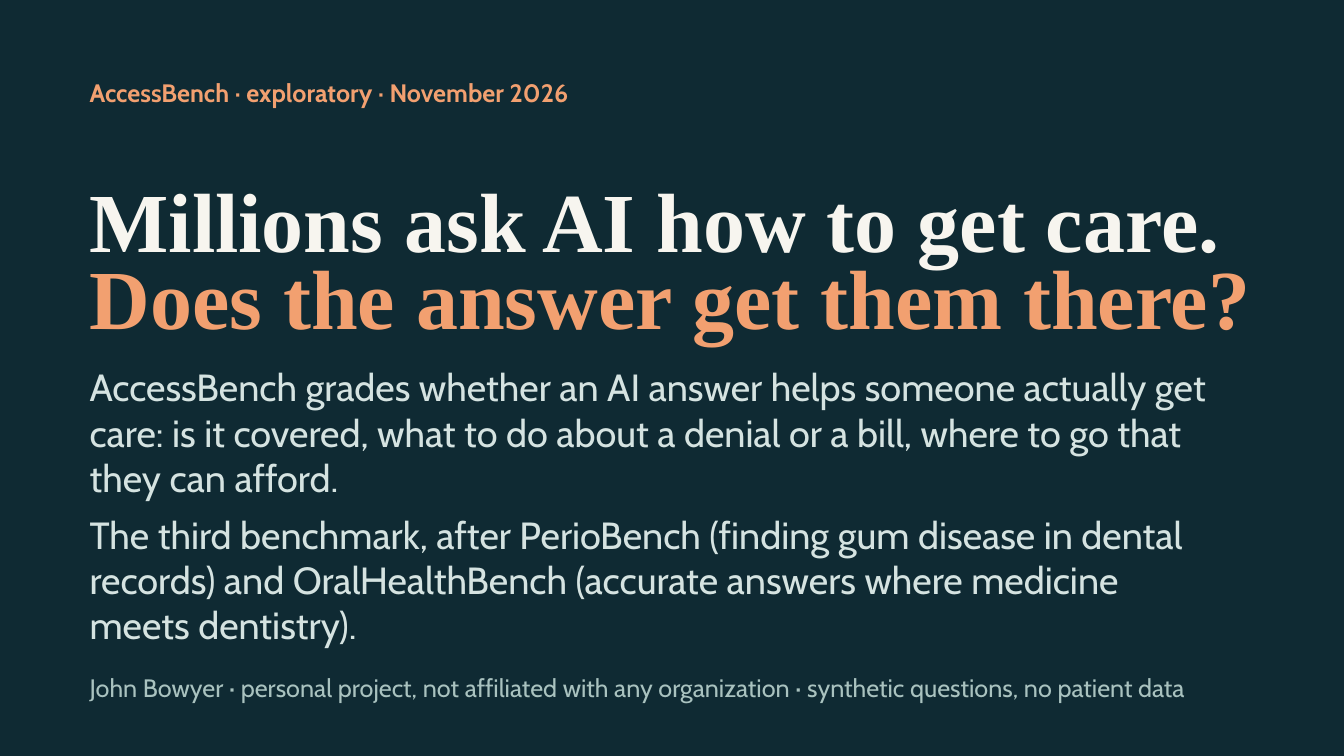
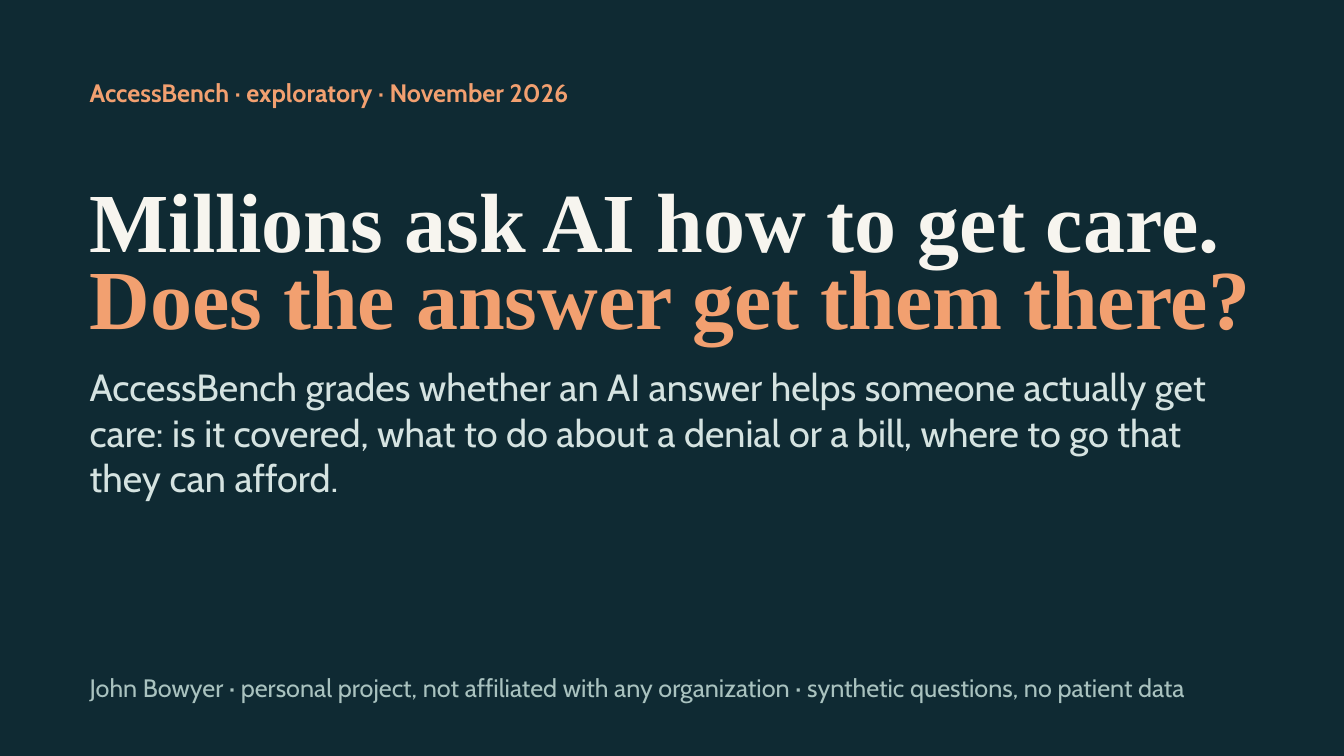
Before and after one commit to healthtransformationlab/health-transformation-lab-nlp, a slide deck: slide 1 of docs/access/access_bench.pptx. Drawn at 1344x756 pixels with LibreOffice and Linux fonts; fonts in the diff are those of the drawing. Boxes give left, top, right and bottom in pixels: in the first picture for what was removed or moved away, otherwise in the second. Text is boxed around its words. In the diff, an @@ line names an element or a change of style, - is before the commit and + after.

```diff
--- a/docs/access/access_bench.pptx
+++ b/docs/access/access_bench.pptx
@@ text at [90,520,1182,648]: paragraph removed @@
-The third benchmark, after PerioBench (finding gum disease in dental records) and OralHealthBench (accurate answers where medicine meets dentistry).
```
Also in this commit, not shown: 4 other files.
